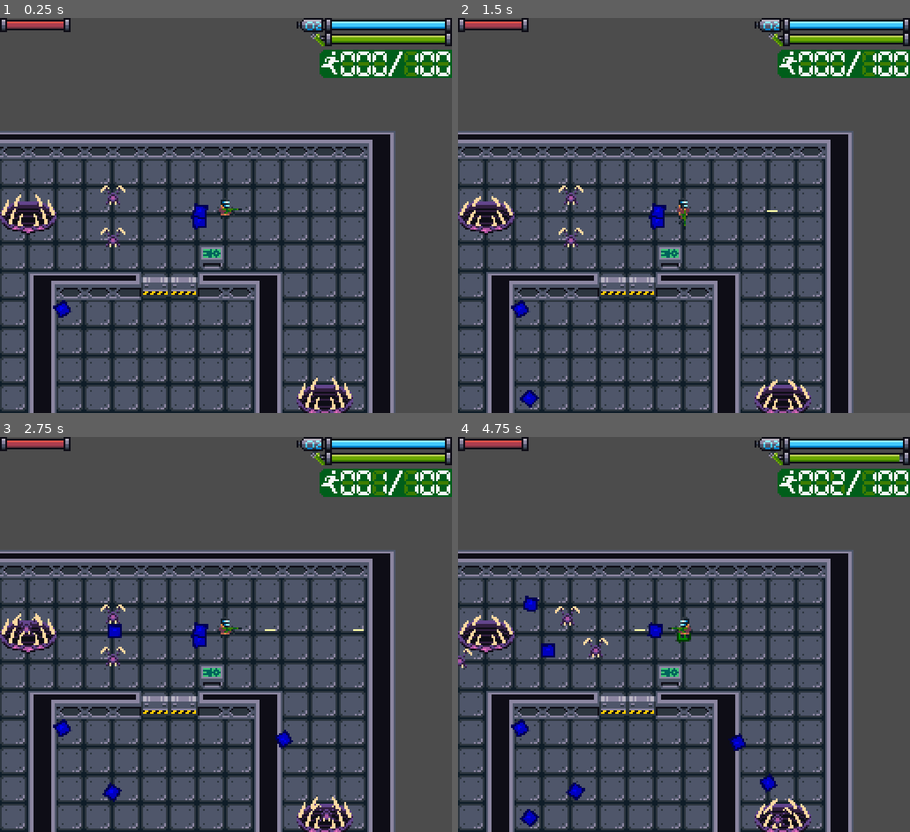
Above: before the commit, frames 1-4 (two rows, left to right).
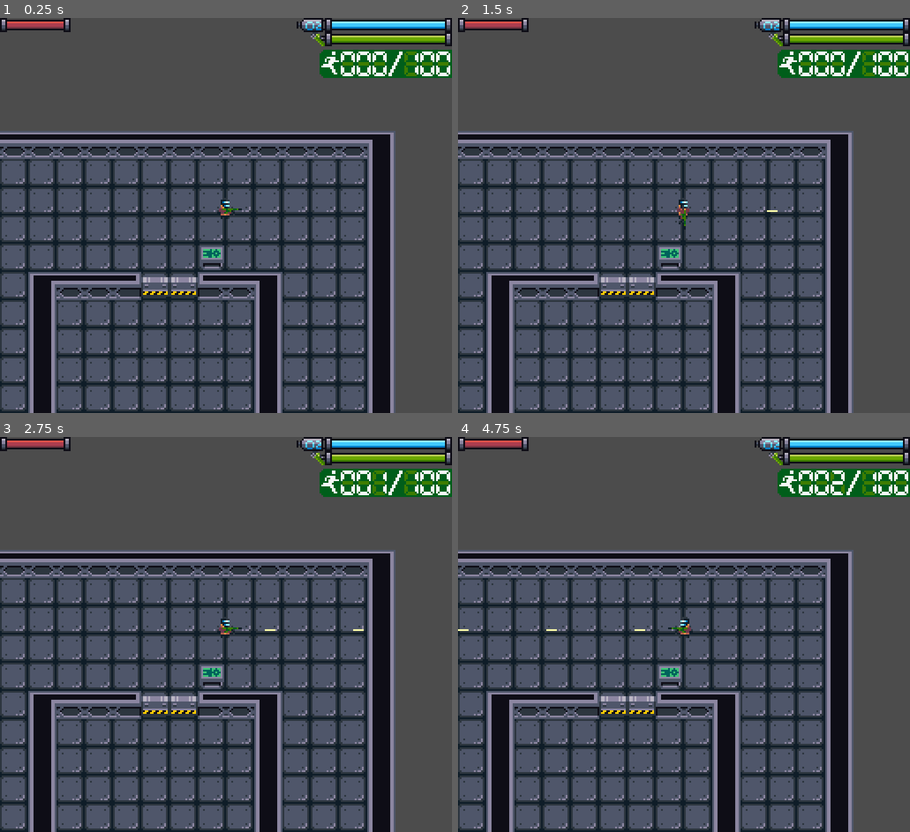
Above: after the commit, the same moments.

Repository: SpaceyLake/Abandon-Ship-LD50
Game: Godot game, scene res://TestWorld.tscn
Same seed, same stepped clock (60 frames per second), same inputs: the game is played once before the commit and once after it. The project has no main scene, so this scene is started directly. The engine's default icon, where the game draws it, is replaced by a stand-in: a white triangle on a blue panel in a dark square.
Inputs:
- Up to frame 1 (0.25 s): no input
- Up to frame 2 (1.5 s): hold Right (fire_right) 0.53-1.28 s; tap Space (interact) at 0.6, 1.35 s; hold Down (fire_down) from 1.28 s (still down)
- Up to frame 3 (2.75 s): release Down (fire_down) at 2.03 s; hold Right (fire_right) from 2.03 s (still down); tap Space (interact) at 2.1 s
- Up to frame 4 (4.75 s): release Right (fire_right) at 2.78 s; hold Up (fire_up) 2.78-3.53 s; tap Space (interact) at 2.85, 3.6, 4.35 s; hold Left (fire_left) from 3.53 s (still down)

The runs differ from the first frame. In frame 1, 2.0% of the frame differs, in the area x 0-79%, y 42-100%; in frame 2, 2.1%; in frame 3, 2.4%; in frame 4, 2.7%, in the area x 0-99%, y 4-100%.

Commit message:
Added hazard spawners

Diff:
--- a/Enemy/EnemySpawner.gd
+++ b/Enemy/EnemySpawner.gd
@@ -12,7 +12,8 @@
 onready var _spawn_timer : Timer = $SpawnTimer
 onready var _hull_damage_timer : Timer = $HullDamageTimer
 onready var _influence_area : Area2D = $InfluenceArea
-var rng = RandomNumberGenerator.new()
+var _rng = RandomNumberGenerator.new()
+var _spawner = null
 
 func _ready():
 	add_to_group("Enemy", true)
@@ -22,20 +23,25 @@
 	_hull_damage_timer.autostart = true
 	_hull_damage_timer.connect("timeout", get_parent(), "_damage_hull") #Need changing if not child to the world
 	_hull_damage_timer.start()
-	_spawn_timer.start(_spawn_time + rng.randf_range(-_time_offset, _time_offset))
+	_spawn_timer.start(_spawn_time + _rng.randf_range(-_time_offset, _time_offset))
 
 func _spawn():
 	if _enemies_spawned < _max_spawned:
 		var spawned_enemy = Global.instance_node(_enemy, global_position, Global._node_creation_parent)
-		spawned_enemy._set_target_position(global_position + Vector2(sign(randi() % 2 - 0.5) * (_minimum_target.x + rng.randf_range(0, _target_offset.x)), sign(randi() % 2 - 0.5) * (_minimum_target.y + rng.randf_range(0, _target_offset.y))))
+		spawned_enemy._set_target_position(global_position + Vector2(sign(randi() % 2 - 0.5) * (_minimum_target.x + _rng.randf_range(0, _target_offset.x)), sign(randi() % 2 - 0.5) * (_minimum_target.y + _rng.randf_range(0, _target_offset.y))))
 		spawned_enemy.connect("_enemy_killed", self, "_enemy_killed")
 		_enemies_spawned += 1
-		_spawn_timer.start(_spawn_time + rng.randf_range(-_time_offset, _time_offset))
+		_spawn_timer.start(_spawn_time + _rng.randf_range(-_time_offset, _time_offset))
+
+func _set_spawner(spawner):
+	_spawner = spawner
 
 func _bullet_hit(damage, _knockback, _bullet_velocity, bullet_origin):
 	_influence(bullet_origin)
 	_health -= damage
-	if _health <= 0: queue_free()
+	if _health <= 0:
+		_spawner._hazard_fixed()
+		queue_free()
 
 func _influence(target_position):
 	var bodies = _influence_area.get_overlapping_bodies()
@@ -45,7 +51,7 @@
 
 func _enemy_killed():
 	if _enemies_spawned >= _max_spawned:
-		_spawn_timer.start(_spawn_time + rng.randf_range(-_time_offset, _time_offset))
+		_spawn_timer.start(_spawn_time + _rng.randf_range(-_time_offset, _time_offset))
 	_enemies_spawned -= 1
 
 func _damage_hull():
--- a/Enemy/EnemySpawner.tscn
+++ b/Enemy/EnemySpawner.tscn
@@ -1,11 +1,12 @@
-[gd_scene load_steps=7 format=2]
+[gd_scene load_steps=8 format=2]
 
 [ext_resource path="res://Sprites/Enemies/enemy_spawner.png" type="Texture" id=1]
 [ext_resource path="res://Enemy/EnemySpawner.gd" type="Script" id=2]
+[ext_resource path="res://Enemy/Enemy.tscn" type="PackedScene" id=3]
 
 [sub_resource type="CapsuleShape2D" id=1]
-radius = 9.99998
-height = 12.0
+radius = 9.0
+height = 16.0
 
 [sub_resource type="Animation" id=2]
 resource_name = "Idle"
@@ -46,6 +47,7 @@
 collision_layer = 32
 collision_mask = 8
 script = ExtResource( 2 )
+_enemy = ExtResource( 3 )
 
 [node name="CollisionShape2D" type="CollisionShape2D" parent="."]
 position = Vector2( 0, 1 )
--- /dev/null
+++ b/HazardSpawner/HazardSpawner.gd
@@ -0,0 +1,16 @@
+extends Node2D
+
+signal _hazard_fixed()
+
+export(Array, PackedScene) var hazards
+var rng = RandomNumberGenerator.new()
+
+func _ready():
+	add_to_group("Hazard")
+
+func _spawn_hazard():
+	var hazard = Global.instance_node(hazards[rng.randi_range(0, hazards.size() - 1)], global_position, Global._node_creation_parent)
+	hazard._set_spawner(self)
+
+func _hazard_fixed():
+	emit_signal("_hazard_fixed")
--- /dev/null
+++ b/HazardSpawner/HazardSpawner.tscn
@@ -0,0 +1,8 @@
+[gd_scene load_steps=3 format=2]
+
+[ext_resource path="res://HazardSpawner/HazardSpawner.gd" type="Script" id=1]
+[ext_resource path="res://Enemy/EnemySpawner.tscn" type="PackedScene" id=2]
+
+[node name="HazardSpawner" type="Node2D"]
+script = ExtResource( 1 )
+hazards = [ ExtResource( 2 ) ]
--- a/TestWorld.tscn
+++ b/TestWorld.tscn
@@ -1,18 +1,20 @@
-[gd_scene load_steps=11 format=2]
+[gd_scene load_steps=10 format=2]
 
 [ext_resource path="res://Player/Player.tscn" type="PackedScene" id=1]
-[ext_resource path="res://Enemy/Enemy.tscn" type="PackedScene" id=2]
+[ext_resource path="res://HazardSpawner/HazardSpawner.tscn" type="PackedScene" id=2]
 [ext_resource path="res://Tilesets/walls_basic.tres" type="TileSet" id=3]
 [ext_resource path="res://Weapons/Weapon.tscn" type="PackedScene" id=4]
 [ext_resource path="res://Doors/HDoor.tscn" type="PackedScene" id=5]
 [ext_resource path="res://World.gd" type="Script" id=6]
 [ext_resource path="res://UI/UI.tscn" type="PackedScene" id=7]
-[ext_resource path="res://Enemy/EnemySpawner.tscn" type="PackedScene" id=8]
 [ext_resource path="res://ControlPanel/ControlPanel.tscn" type="PackedScene" id=9]
 [ext_resource path="res://Tilesets/floor.tres" type="TileSet" id=10]
 
 [node name="TestWorld" type="Node2D"]
 script = ExtResource( 6 )
+
+[node name="HazardTimer" type="Timer" parent="."]
+one_shot = true
 
 [node name="EvacuationTimer" type="Timer" parent="."]
 one_shot = true
@@ -22,9 +24,6 @@
 [node name="Player" parent="." instance=ExtResource( 1 )]
 position = Vector2( 160, 48 )
 _weapon = ExtResource( 4 )
-
-[node name="Enemy" parent="." instance=ExtResource( 2 )]
-position = Vector2( 24, 128 )
 
 [node name="HDoor" parent="." instance=ExtResource( 5 )]
 position = Vector2( 112, 160 )
@@ -49,24 +48,9 @@
 format = 1
 tile_data = PoolIntArray( 65537, 0, 0, 65538, 0, 0, 65539, 0, 0, 65540, 0, 0, 65541, 0, 0, 65542, 0, 0, 65543, 0, 0, 65 …(2231 unchanged characters)…
 
-[node name="EnemySpawner" parent="." instance=ExtResource( 8 )]
-position = Vector2( 216, 152 )
-_enemy = ExtResource( 2 )
-
-[node name="EnemySpawner2" parent="." instance=ExtResource( 8 )]
-position = Vector2( 40, 192 )
-_enemy = ExtResource( 2 )
-
-[node name="EnemySpawner3" parent="." instance=ExtResource( 8 )]
-position = Vector2( 48, 48 )
-_enemy = ExtResource( 2 )
-
-[node name="Enemy" parent="EnemySpawner3" instance=ExtResource( 2 )]
-position = Vector2( 48, 16 )
-
-[node name="Enemy2" parent="EnemySpawner3" instance=ExtResource( 2 )]
-position = Vector2( 48, -8 )
-
 [node name="ControlPanel" parent="." instance=ExtResource( 9 )]
 position = Vector2( 152, 72 )
 _door_path = NodePath("../HDoor2")
+
+[node name="HazardSpawner" parent="." instance=ExtResource( 2 )]
+position = Vector2( 40, 40 )
